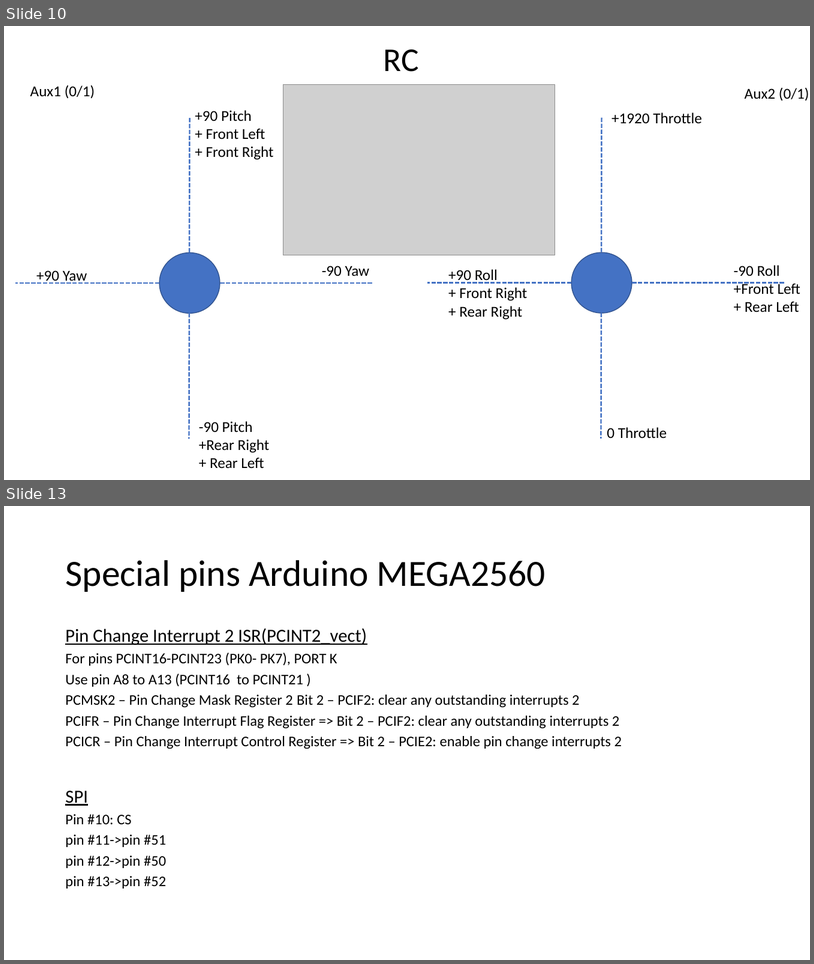
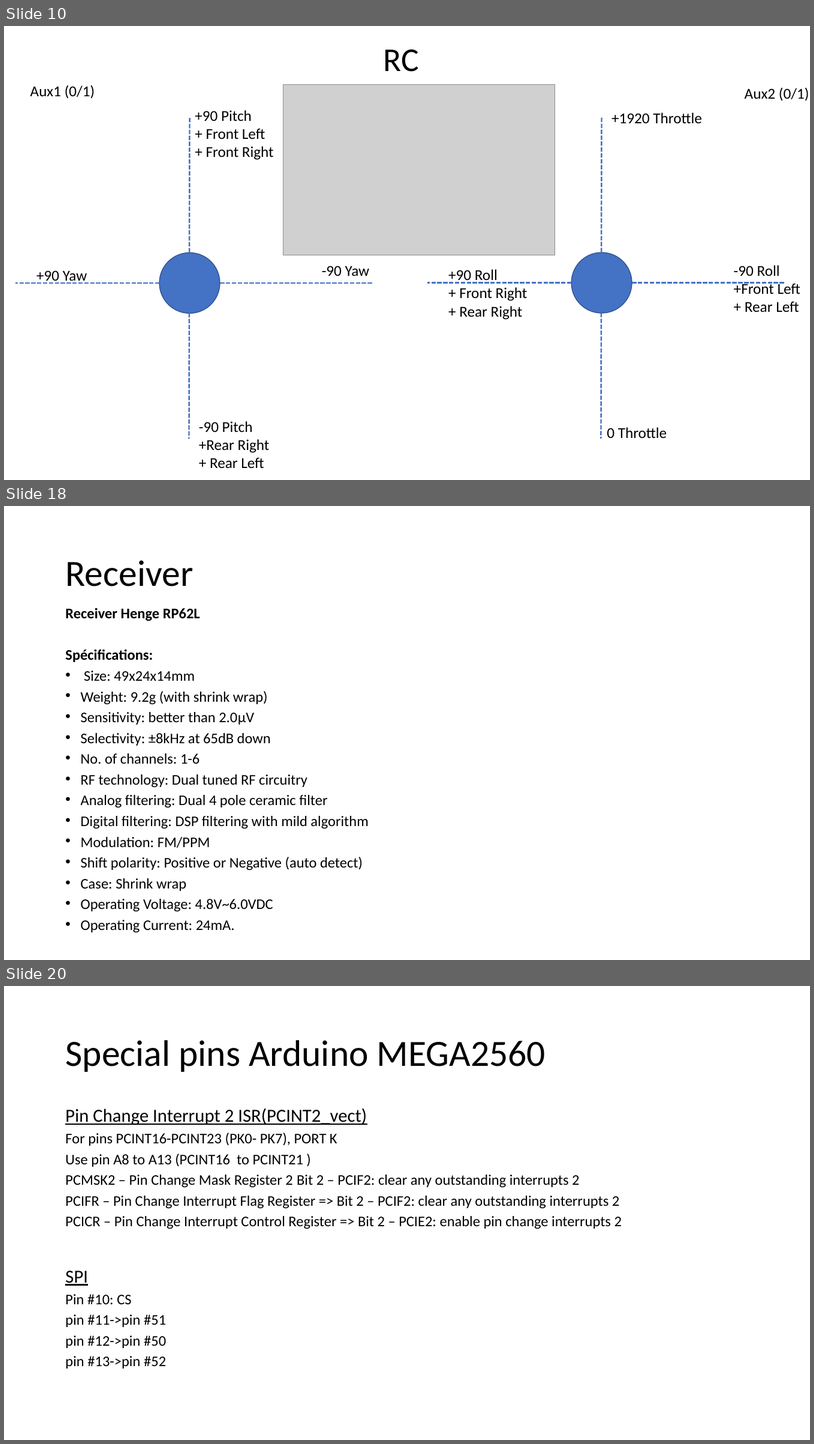
Before and after one commit to RobotEdh/RobotMicroControl, a slide deck: libraries/Diagramm Drone.pptx. Shown one above the other, each under a label of ours: slides 10 and 13 before the commit, slides 10, 18 and 20 after it; the slides between them are not shown. The pictures are 814x964 and 814x1444 pixels, drawn with LibreOffice and Linux fonts; fonts in the diff are those of the drawing; grey boxes stand for pictures. Boxes give left, top, right and bottom in pixels: in the first picture for what was removed or moved away, otherwise in the second. Text is boxed around its words. In the diff, an @@ line names an element or a change of style, - is before the commit and + after.

```diff
--- a/libraries/Diagramm Drone.pptx
+++ b/libraries/Diagramm Drone.pptx
@@ slide 18 added at box(4, 506, 810, 960), background #FFFFFF @@
@@ title added at box(65, 560, 193, 586), 44 pt, text #000000 @@
+Receiver
@@ text added at box(65, 608, 368, 933), 17.5 pt, text #000000 @@
+Receiver Henge RP62L
+Spécifications:
+• Size: 49x24x14mm
+• Weight: 9.2g (with shrink wrap)
+• Sensitivity: better than 2.0μV
+• Selectivity: ±8kHz at 65dB down
+• No. of channels: 1-6
+• RF technology: Dual tuned RF circuitry
+• Analog filtering: Dual 4 pole ceramic filter
+• Digital filtering: DSP filtering with mild algorithm
+• Modulation: FM/PPM
+• Shift polarity: Positive or Negative (auto detect)
+• Case: Shrink wrap
+• Operating Voltage: 4.8V~6.0VDC
+• Operating Current: 24mA.
@@ what was slide 13 is now slide 20 @@
```
Also in this commit, not shown: 3 slides changed, 7 other slides added, 1 slide removed, 3 other files.
